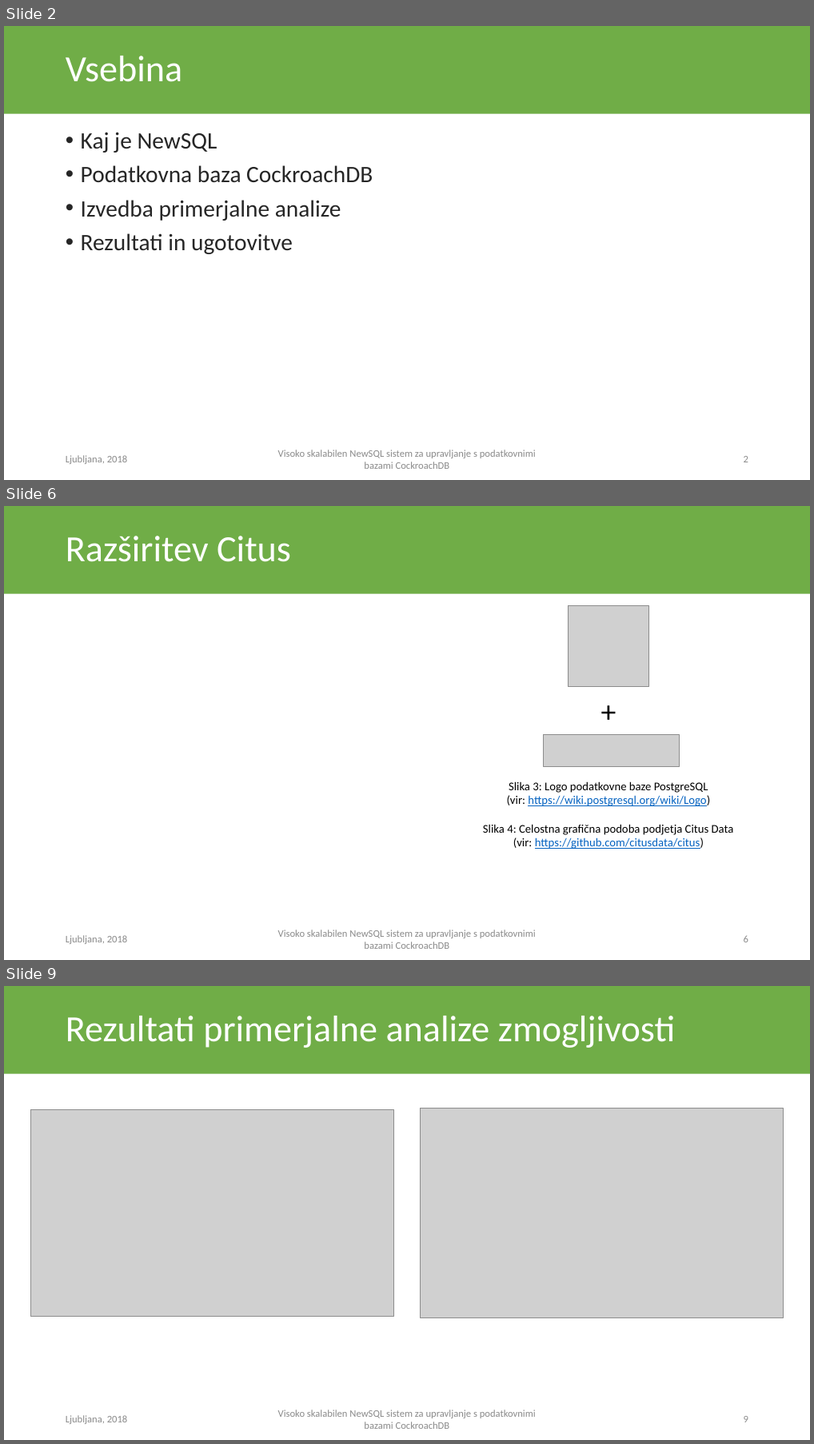
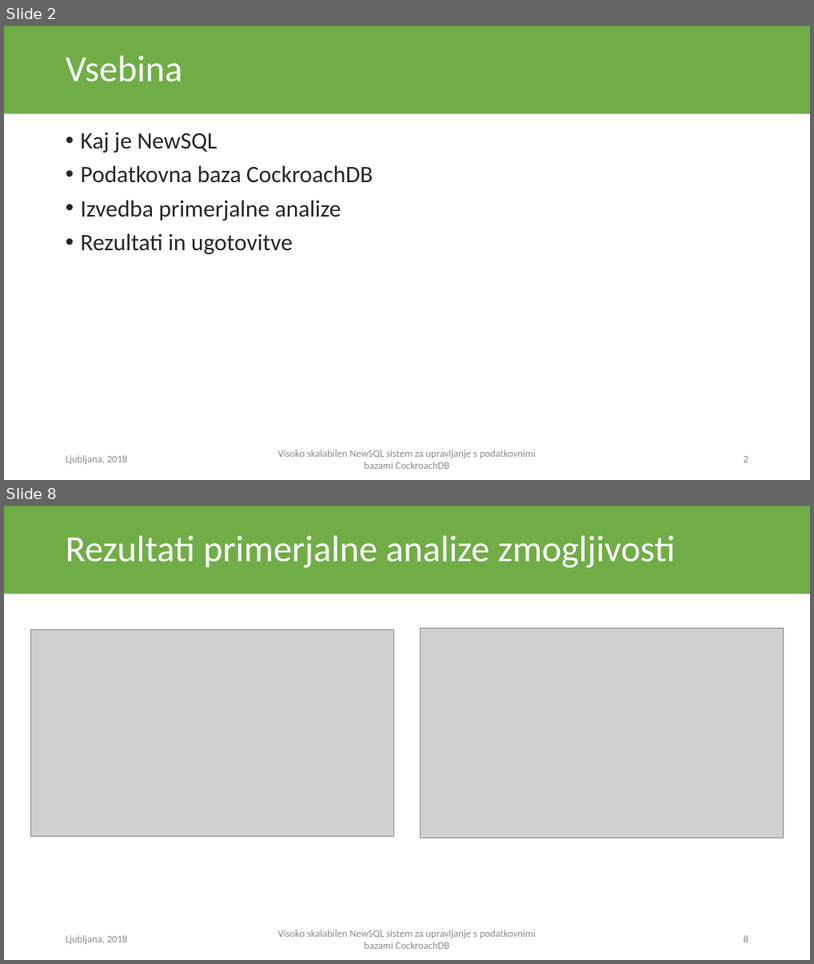
Before and after one commit to arruw/diploma-latex, a slide deck: resources/presentation.pptx. Shown one above the other, each under a label of ours: slides 2, 6 and 9 before the commit, slides 2 and 8 after it; the slides between them are not shown. The pictures are 814x1444 and 814x964 pixels, drawn with LibreOffice and Linux fonts; fonts in the diff are those of the drawing; grey boxes stand for pictures. Boxes give left, top, right and bottom in pixels: in the first picture for what was removed or moved away, otherwise in the second. Text is boxed around its words. In the diff, an @@ line names an element or a change of style, - is before the commit and + after.

```diff
--- a/resources/presentation.pptx
+++ b/resources/presentation.pptx
@@ slide 6 removed at (4, 506, 810, 960), background #FFFFFF; not listed: 1 template element that a slide beside it also shows @@
@@ title removed at (66, 536, 291, 562) @@
-Razširitev Citus
@@ picture removed at (569, 606, 650, 687) @@
@@ text removed at (582, 689, 636, 732) @@
-+
@@ picture removed at (544, 734, 680, 766) @@
@@ text removed at (483, 781, 734, 848) @@
-Slika 3: Logo podatkovne baze PostgreSQL
-(vir: https://wiki.postgresql.org/wiki/Logo)
-Slika 4: Celostna grafična podoba podjetja Citus Data
-(vir: https://github.com/citusdata/citus)
@@ text removed at (66, 935, 128, 944) @@
-Ljubljana, 2018
@@ text removed at (278, 929, 536, 948) @@
-Visoko skalabilen NewSQL sistem za upravljanje s podatkovnimi bazami CockroachDB
@@ page number removed at (744, 935, 749, 942) @@
-6
@@ what was slide 9 is now slide 8 @@
```
Also in this commit, not shown: 8 slides changed, 1 slide added, 1 other slide removed, 8 other files.
